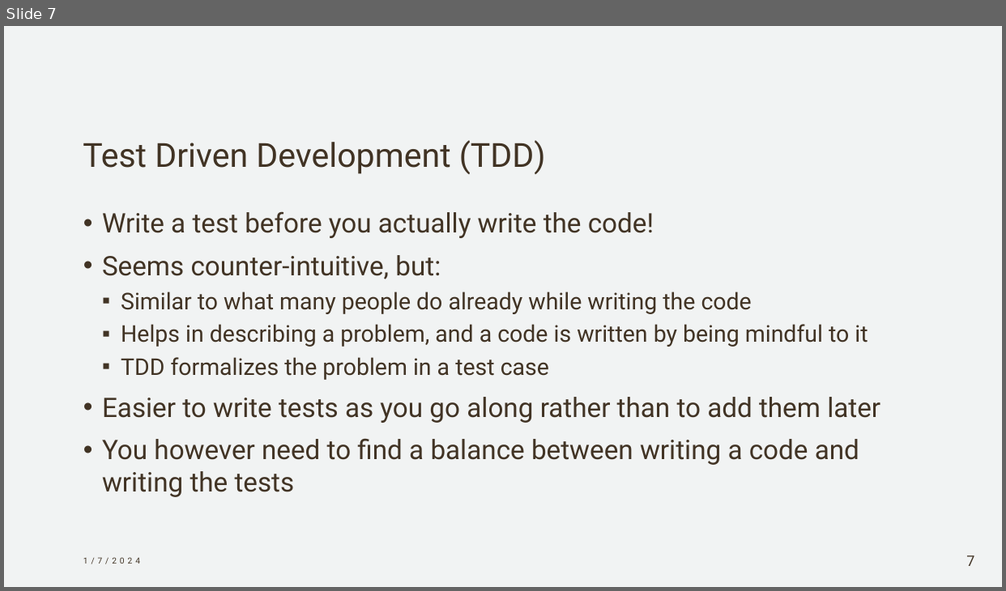
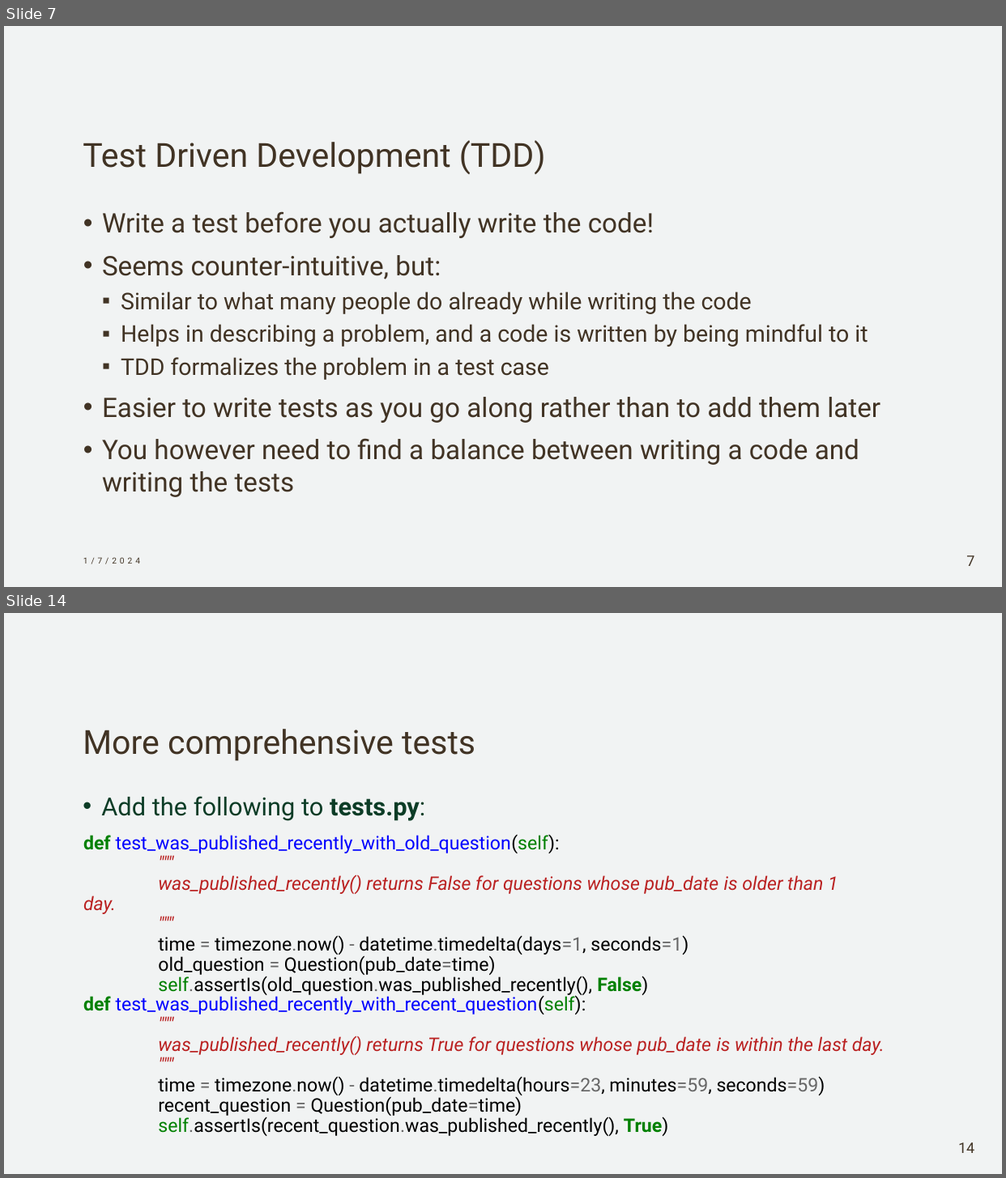
Before and after one commit to umairazfar/WAS, a slide deck: Lectures/Lecture06 - Automated Testing.pptx. Shown one above the other, each under a label of ours: slide 7 before the commit, slides 7 and 14 after it; the slides between them are not shown. The pictures are 1006x591 and 1006x1178 pixels, drawn with LibreOffice and Linux fonts; fonts in the diff are those of the drawing. Boxes give left, top, right and bottom in pixels: in the first picture for what was removed or moved away, otherwise in the second. Text is boxed around its words. In the diff, an @@ line names an element or a change of style, - is before the commit and + after.

```diff
--- a/Lectures/Lecture06 - Automated Testing.pptx
+++ b/Lectures/Lecture06 - Automated Testing.pptx
@@ slide 14 added at bbox=[4, 613, 1002, 1174], background #FFFFFF; not listed: 1 template element that a slide beside it also shows @@
@@ title added at bbox=[83, 729, 475, 761], 32 pt, text #413324 @@
+More comprehensive tests
@@ text added at bbox=[101, 796, 425, 821], 24 pt, text #0C3C26 @@
+• Add the following to tests.py:
@@ text added at bbox=[83, 834, 884, 1136], 18 pt, text #000000 @@
+def test_was_published_recently_with_old_question(self):
+"""
+was_published_recently() returns False for questions whose pub_date is older than 1 day.
+"""
+time = timezone.now() - datetime.timedelta(days=1, seconds=1)
+old_question = Question(pub_date=time)
+self.assertIs(old_question.was_published_recently(), False)
+def test_was_published_recently_with_recent_question(self):
+"""
+was_published_recently() returns True for questions whose pub_date is within the last day.
+"""
+time = timezone.now() - datetime.timedelta(hours=23, minutes=59, seconds=59)
+recent_question = Question(pub_date=time)
+self.assertIs(recent_question.was_published_recently(), True)
@@ page number added at bbox=[958, 1143, 974, 1153], 14 pt, text #413324 @@
+14
```
Also in this commit, not shown: 1 slide changed, 7 other slides added, 18 slides removed.
